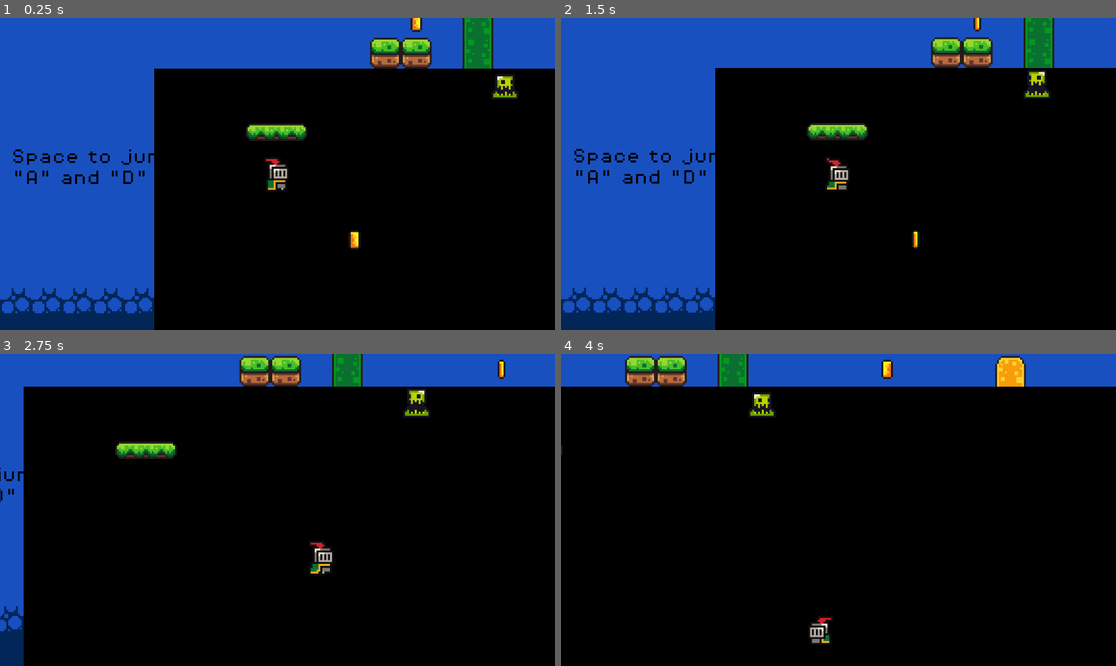
Above: before the commit, frames 1-4 (two rows, left to right).
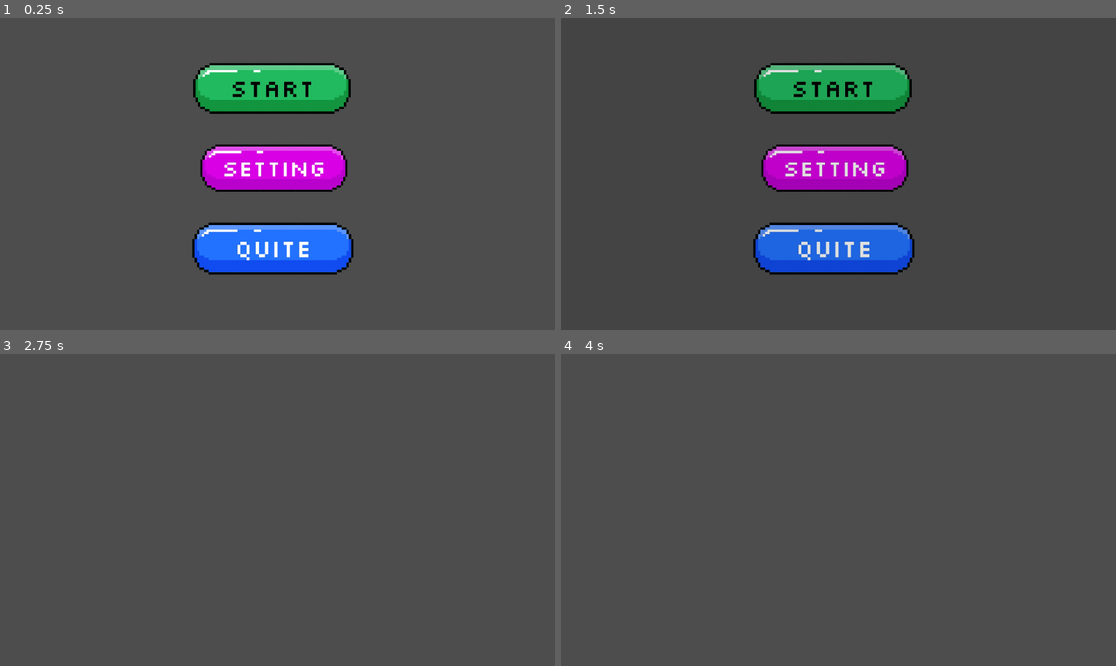
Above: after the commit, the same moments.

Repository: Funnysloth12/Arcanum
Game: Godot game, scene res://Scenes/main_menu.tscn
Two runs of this game, one before a commit and one after it. Both use one fixed random seed, a clock stepped at 60 frames per second and the inputs below. Before the commit the project starts from res://Scenes/game.tscn.
Inputs (mouse positions are in pixels of both pictures, inside the frame that each line leads up to):
- Up to frame 1 (0.25 s): no input
- Up to frame 2 (1.5 s): click (832, 167) at 0.52 s; click (832, 89) at 1.27 s
- Up to frame 3 (2.75 s): hold Right (move_right) from 2.03 s (still down); tap Space (jump) at 2.27 s
- Up to frame 4 (4 s): tap Space (jump) at 3.02 s; release Right (move_right) at 3.53 s; hold Left (move_left) from 3.53 s (still down)

The runs differ from the first frame. In frame 1, 99% of the frame differs, in the area x 0-100%, y 0-100%; in frame 2, 99%; in frame 3, 100%; in frame 4, 100%.
Error before the commit: Attempt to call function 'play' in base 'null instance' on a null instance. (res://Scenes/fade_transiton.gd:4)

Commit message:
Finished main menu
added the finishing touches, and made it the launch screen!

Diff:
--- a/Scenes/fade_transiton.gd
+++ /dev/null
@@ -1,4 +0,0 @@
-extends ColorRect
-
-func _ready() -> void:
-	$fade_transition/AnimatedPlayer.play("fade_in")
--- a/Scenes/game.tscn
+++ b/Scenes/game.tscn
@@ -11,7 +11,6 @@
 [ext_resource type="FontFile" uid="uid://3rc3lct8dav0" path="res://Assets/fonts/PixelOperator8.ttf" id="8_v158k"]
 [ext_resource type="FontFile" uid="uid://cfaa5jt6gjeo5" path="res://Assets/fonts/PixelOperator8-Bold.ttf" id="9_ldgsr"]
 [ext_resource type="PackedScene" uid="uid://dj82loqswaij8" path="res://Scenes/fade_transiton.tscn" id="11_rku1e"]
-[ext_resource type="Script" uid="uid://bxjbnyueou0ej" path="res://Scenes/fade_transiton.gd" id="12_rfjv2"]
 
 [sub_resource type="TileSetAtlasSource" id="TileSetAtlasSource_3dryh"]
 texture = ExtResource("3_wrm1d")
@@ -365,5 +364,8 @@
 [node name="Slime Green2" parent="Slimes" instance=ExtResource("7_1l0tm")]
 position = Vector2(175, 15)
 
-[node name="ColorRect" parent="." instance=ExtResource("11_rku1e")]
-script = ExtResource("12_rfjv2")
+[node name="fade_transiton" parent="." instance=ExtResource("11_rku1e")]
+offset_left = -793.0
+offset_top = 510.0
+offset_right = 461.0
+offset_bottom = 1202.0
--- a/Scenes/main_menu.tscn
+++ b/Scenes/main_menu.tscn
@@ -62,16 +62,16 @@
 texture_normal = ExtResource("4_opfnp")
 metadata/_edit_use_anchors_ = true
 
-[node name="ColorRect" parent="." instance=ExtResource("6_opfnp")]
+[node name="fade_transition" parent="." instance=ExtResource("6_opfnp")]
 visible = false
 offset_left = -1126.6667
 offset_top = -564.00006
 offset_right = 1333.3335
 offset_bottom = 529.33344
 
-[node name="fade_timer" type="Timer" parent="ColorRect"]
+[node name="fade_timer" type="Timer" parent="fade_transition"]
 
 [connection signal="pressed" from="button manager/start" to="." method="_on_start_pressed"]
 [connection signal="pressed" from="button manager/options" to="." method="_on_options_pressed"]
 [connection signal="pressed" from="button manager/quit" to="." method="_on_quit_pressed"]
-[connection signal="timeout" from="ColorRect/fade_timer" to="." method="_on_fade_timer_timeout"]
+[connection signal="timeout" from="fade_transition/fade_timer" to="." method="_on_fade_timer_timeout"]
--- /dev/null
+++ b/Scripts/fade_transiton.gd
@@ -0,0 +1,4 @@
+extends ColorRect
+
+func _ready() -> void:
+	$fade_transition/AnimatedPlayer.play("fade_out")
--- a/Scripts/main_menu.gd
+++ b/Scripts/main_menu.gd
@@ -5,15 +5,15 @@
 func _on_start_pressed() -> void:
 	button_type = "start"
 	$fade_transition.show()
-	$fade_transtion/fade_timer.start()
-	$fade_transtion/AnimationPlayer.play("fade_in")
+	$fade_transition/fade_timer.start()
+	$fade_transition/AnimationPlayer.play("fade_out")
 
 
 func _on_options_pressed() -> void:
 	button_type = "options"
 	$fade_transition.show()
-	$fade_transtion/fade_timer.start()
-	$fade_transtion/AnimationPlayer.play("fade_in")
+	$fade_transition/fade_timer.start()
+	$fade_transition/AnimationPlayer.play("fade_in")
 
 
 func _on_quit_pressed() -> void:
--- a/project.godot
+++ b/project.godot
@@ -11,7 +11,7 @@
 [application]
 
 config/name="Arcanum"
-run/main_scene="uid://caxrlyi8gllah"
+run/main_scene="uid://ckgserc67rfp4"
 config/features=PackedStringArray("4.5", "Forward Plus")
 
 [audio]
Not shown: 1 places in Scenes/game.tscn that only renumber resources
Renamed: Scenes/fade_transiton.gd.uid -> Scripts/fade_transiton.gd.uid
